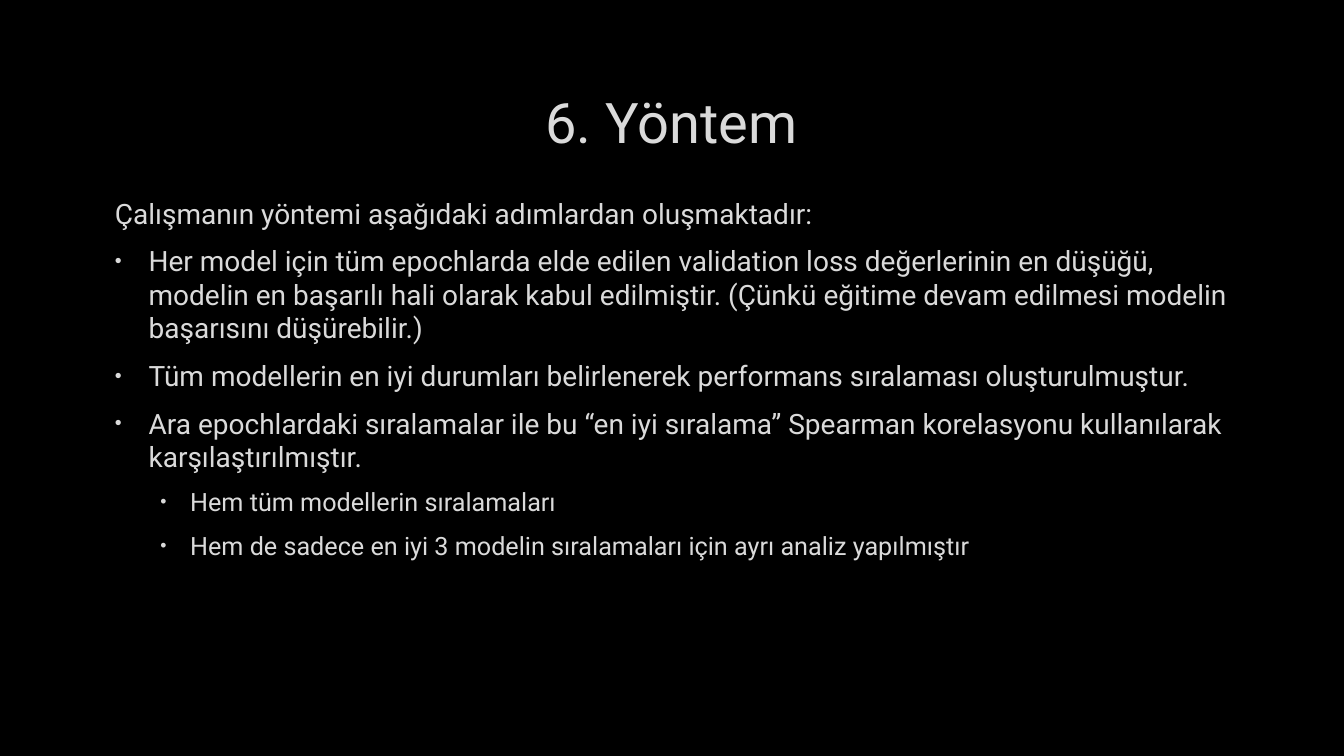
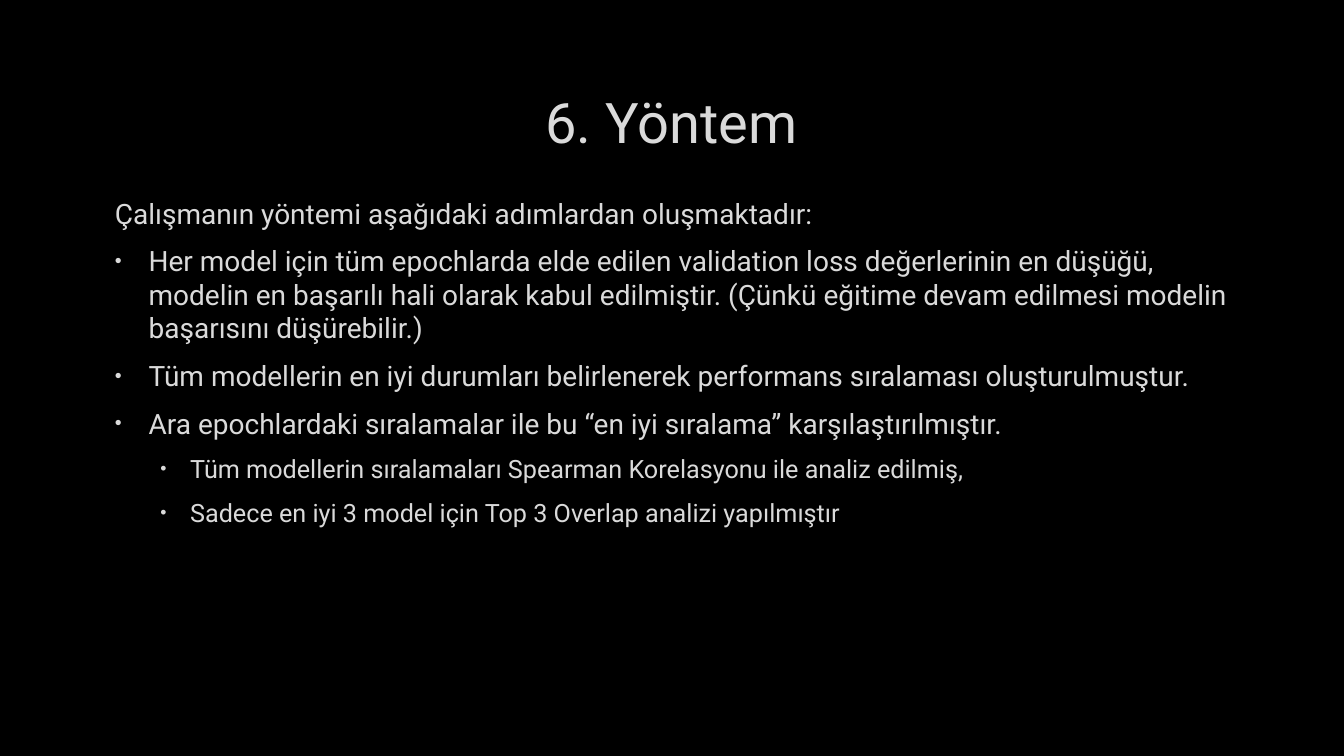
Before and after one commit to emirhanaydin60/FastCNN, a slide deck: slide 7 of other/sunum.pptx. Drawn at 1344x756 pixels with LibreOffice and Linux fonts; fonts in the diff are those of the drawing; background and template pictures are left out. Boxes give left, top, right and bottom in pixels: in the first picture for what was removed or moved away, otherwise in the second. Text is boxed around its words. In the diff, an @@ line names an element or a change of style, - is before the commit and + after.

Commit message:
Derive final ranking from histories; top3 overlap
Stop depending on results_ranked.json and instead compute the final ranking directly from model histories (min val per model). Replace the previous Spearman-based "correlation_top3" with a simpler top-3 overlap fraction and propagate that change through CSV, JSON, plotting and table-generation logic. Rename outputs (epoch_similarity.json -> epoch_analyzes.json, correlation_all.png -> correlation.png) and adjust defaults to avoid creating many intermediate files (skip writing results_ranked.json/epoch_rankings.json/epoch_rank_names_table.csv by default). Improve save_rank_names_table to accept final stats, produce a main epochs table image and a separate final-ranking image, and make small visual tweaks to the tables and plots. Remove obsolete files and update example result JSON accordingly.

```diff
--- a/other/sunum.pptx
+++ b/other/sunum.pptx
@@ text at box(149, 413, 1001, 528): text changed; size 20 to 18 pt @@
-• Ara epochlardaki sıralamalar ile bu “en iyi sıralama” Spearman korelasyonu kullanılarak karşılaştırılmıştır.
-  • Hem tüm modellerin sıralamaları
-  • Hem de sadece en iyi 3 modelin sıralamaları için ayrı analiz yapılmıştır
+• Ara epochlardaki sıralamalar ile bu “en iyi sıralama” karşılaştırılmıştır.
+  • Tüm modellerin sıralamaları Spearman Korelasyonu ile analiz edilmiş,
+  • Sadece en iyi 3 model için Top 3 Overlap analizi yapılmıştır
```
Also in this commit, not shown: 4 other slides changed, 1 slide added, 14 other files.
